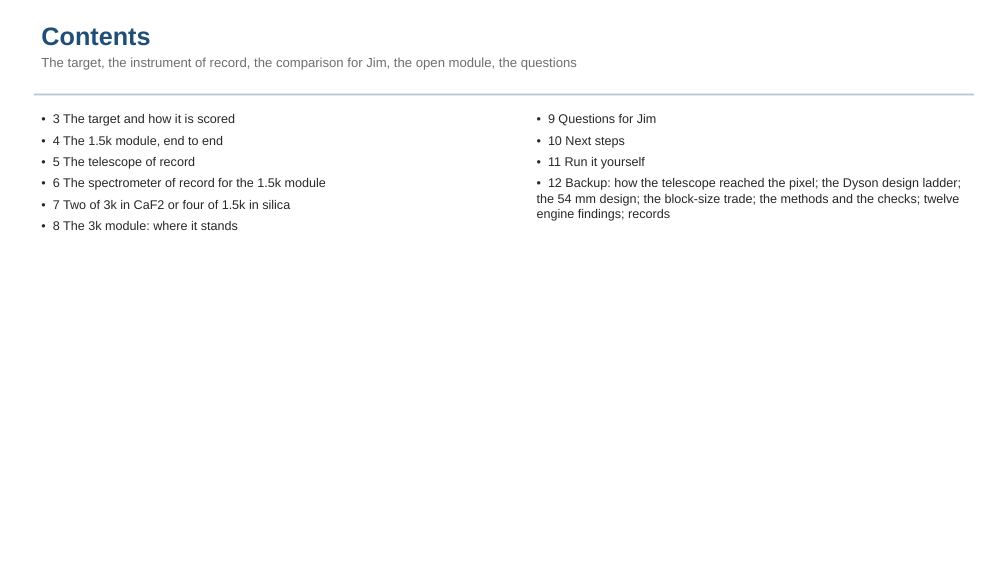
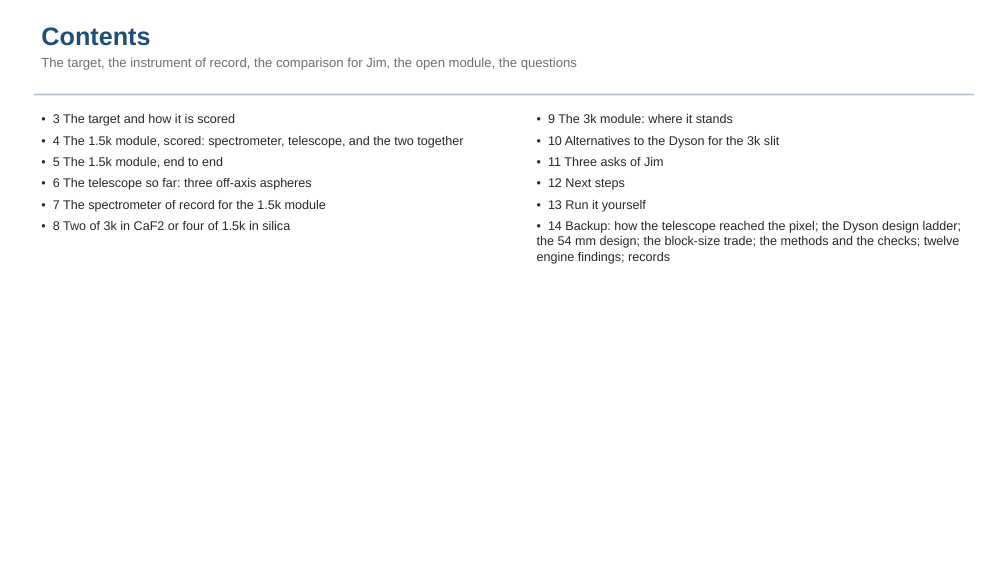
Before and after one commit to nasa-jpl/macos, a slide deck: slide 2 of demo_session/deck_dyson_record.pptx. Drawn at 1008x567 pixels with LibreOffice and Linux fonts; fonts in the diff are those of the drawing. Boxes give left, top, right and bottom in pixels: in the first picture for what was removed or moved away, otherwise in the second. Text is boxed around its words. In the diff, an @@ line names an element or a change of style, - is before the commit and + after.

```diff
--- a/demo_session/deck_dyson_record.pptx
+++ b/demo_session/deck_dyson_record.pptx
@@ text at (537,114,961,264): text changed @@
-• 9 Questions for Jim
-• 10 Next steps
-• 11 Run it yourself
-• 12 Backup: how the telescope reached the pixel; the Dyson design ladder; the 54 mm design; the block-size trade; the methods and the checks; twelve engine findings; records
+• 9 The 3k module: where it stands
+• 10 Alternatives to the Dyson for the 3k slit
+• 11 Three asks of Jim
+• 12 Next steps
+• 13 Run it yourself
+• 14 Backup: how the telescope reached the pixel; the Dyson design ladder; the 54 mm design; the block-size trade; the methods and the checks; twelve engine findings; records
@@ text at (53,136,463,230): text changed @@
-• 4 The 1.5k module, end to end
-• 5 The telescope of record
-• 6 The spectrometer of record for the 1.5k module
-• 7 Two of 3k in CaF2 or four of 1.5k in silica
-• 8 The 3k module: where it stands
+• 4 The 1.5k module, scored: spectrometer, telescope, and the two together
+• 5 The 1.5k module, end to end
+• 6 The telescope so far: three off-axis aspheres
+• 7 The spectrometer of record for the 1.5k module
+• 8 Two of 3k in CaF2 or four of 1.5k in silica
```
Also in this commit, not shown: 4 other slides changed, 2 slides added, 1 other file.
